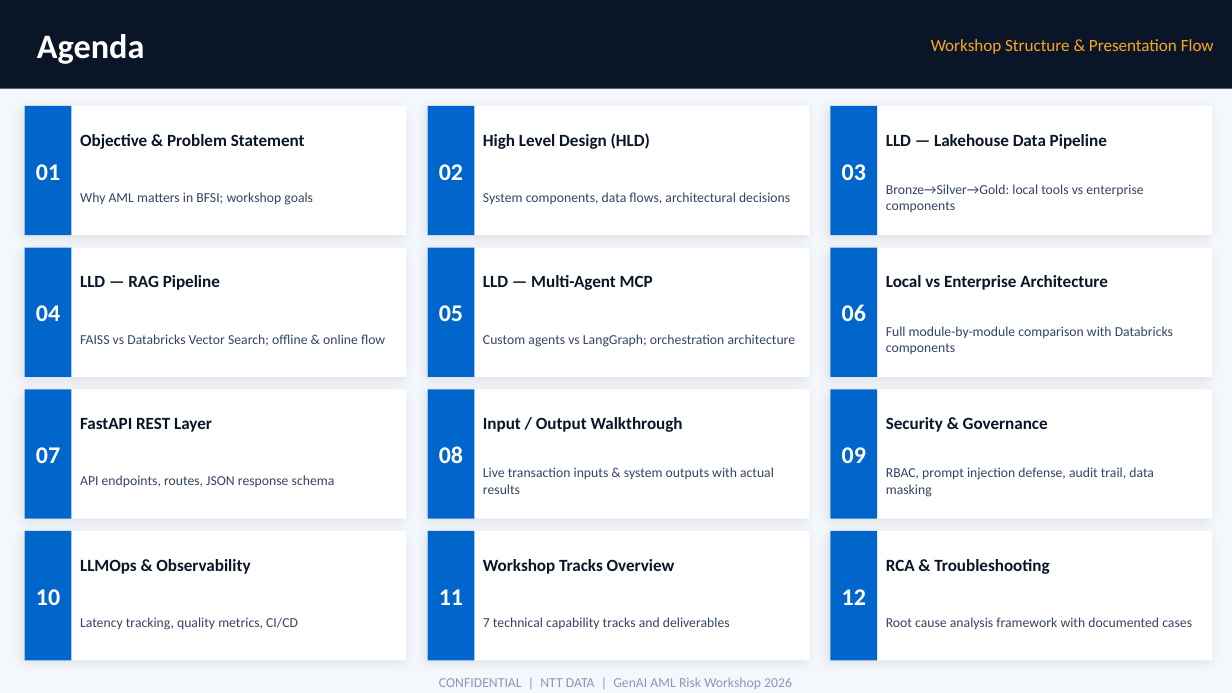
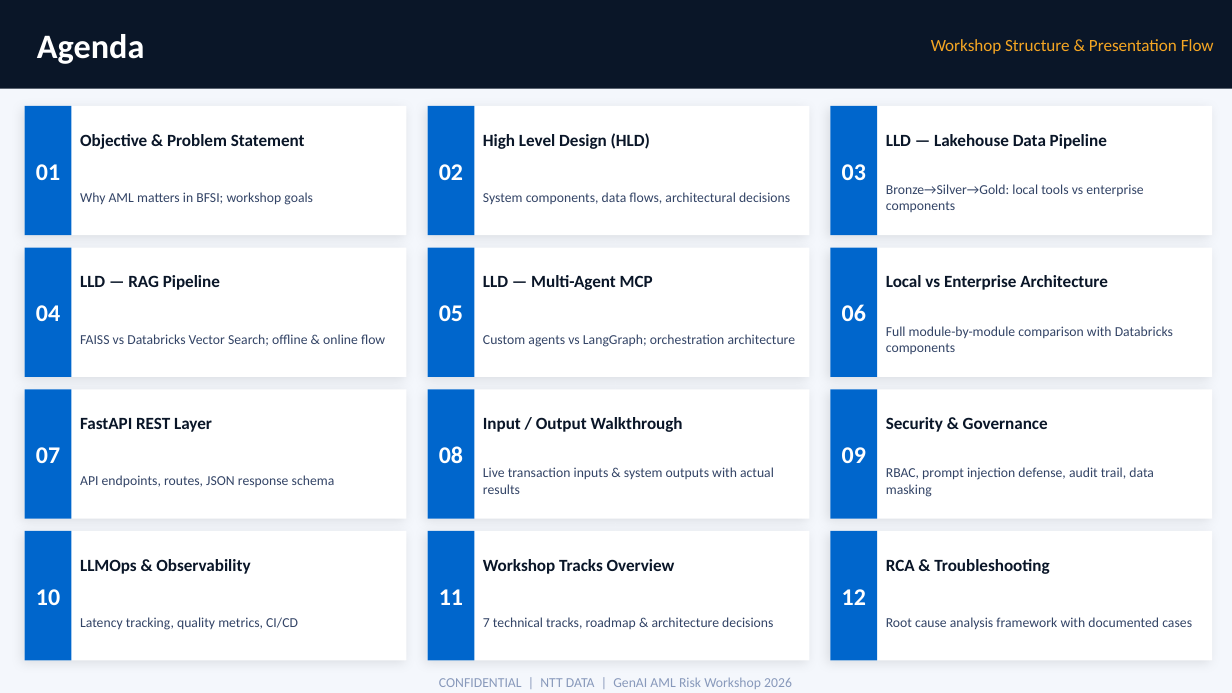
Before and after one commit to smritiguptasg2023/financial-risk-project, a slide deck: slide 2 of financial_risk_pipeline/NTT_DATA_AML_RDS.pptx. Drawn at 1232x693 pixels with LibreOffice and Linux fonts; fonts in the diff are those of the drawing. Boxes give left, top, right and bottom in pixels: in the first picture for what was removed or moved away, otherwise in the second. Text is boxed around its words. In the diff, an @@ line names an element or a change of style, - is before the commit and + after.

```diff
--- a/financial_risk_pipeline/NTT_DATA_AML_RDS.pptx
+++ b/financial_risk_pipeline/NTT_DATA_AML_RDS.pptx
@@ text at (x1=483, y1=617, x2=773, y2=629): text changed @@
-7 technical capability tracks and deliverables
+7 technical tracks, roadmap & architecture decisions
```
Also in this commit, not shown: 1 slide added.
